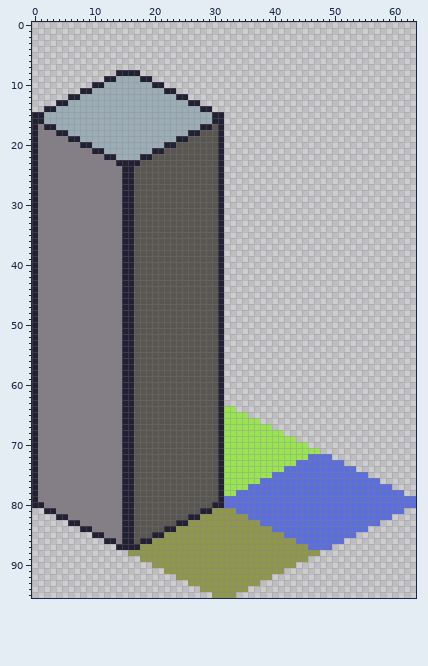
Two versions of one sprite sheet, assets/temp_tiles/Sewers_wall96_4.png. Above: the version before the commit.
The file is 64x96 pixels.
The result:
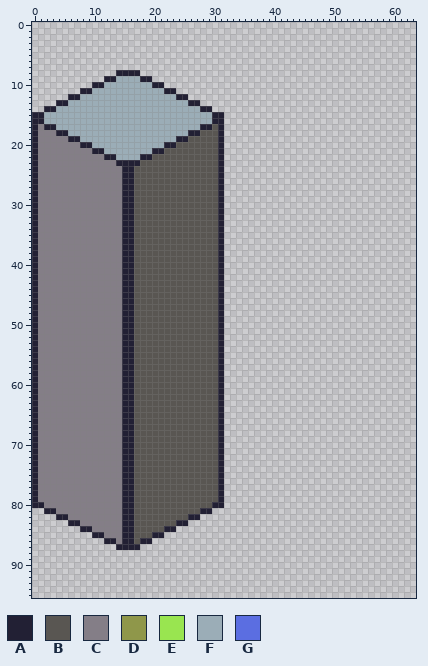
Palette (. is transparent): A #222034  B #595652  C #847e87  D #8f974a  E #99e550  F #9badb7  G #5b6ee1
The edit:
y 64: x 32..33 EE -> ..
y 65: x 32..35 EEEE -> ....
y 66: x 32..37 EEEEEE -> ......
y 67: x 32..39 EEEEEEEE -> ........
y 68: x 32..41 EEEEEEEEEE -> ..........
y 69: x 32..43 EEEEEEEEEEEE -> ............
y 70: x 32..45 EEEEEEEEEEEEEE -> ..............
y 71: x 32..47 EEEEEEEEEEEEEEEE -> ................
y 72: x 32..49 EEEEEEEEEEEEEEGGGG -> ..................
y 73: x 32..51 EEEEEEEEEEEEGGGGGGGG -> ....................
y 74: x 32..53 EEEEEEEEEEGGGGGGGGGGGG -> ......................
y 75: x 32..55 EEEEEEEEGGGGGGGGGGGGGGGG -> ........................
y 76: x 32..57 EEEEEEGGGGGGGGGGGGGGGGGGGG -> ..........................
y 77: x 32..59 EEEEGGGGGGGGGGGGGGGGGGGGGGGG -> ............................
y 78: x 32..61 EEGGGGGGGGGGGGGGGGGGGGGGGGGGGG -> ..............................
y 79..80: x 32..63 GGGGGGGGGGGGGGGGGGGGGGGGGGGGGGGG -> ................................
y 81: x 30..61 DDDDGGGGGGGGGGGGGGGGGGGGGGGGGGGG -> ................................
y 82: x 28..59 DDDDDDDDGGGGGGGGGGGGGGGGGGGGGGGG -> ................................
y 83: x 26..57 DDDDDDDDDDDDGGGGGGGGGGGGGGGGGGGG -> ................................
y 84: x 24..55 DDDDDDDDDDDDDDDDGGGGGGGGGGGGGGGG -> ................................
y 85: x 22..53 DDDDDDDDDDDDDDDDDDDDGGGGGGGGGGGG -> ................................
y 86: x 20..51 DDDDDDDDDDDDDDDDDDDDDDDDGGGGGGGG -> ................................
y 87: x 18..49 DDDDDDDDDDDDDDDDDDDDDDDDDDDDGGGG -> ................................
y 88: x 16..47 DDDDDDDDDDDDDDDDDDDDDDDDDDDDDDDD -> ................................
y 89: x 18..45 DDDDDDDDDDDDDDDDDDDDDDDDDDDD -> ............................
y 90: x 20..43 DDDDDDDDDDDDDDDDDDDDDDDD -> ........................
y 91: x 22..41 DDDDDDDDDDDDDDDDDDDD -> ....................
y 92: x 24..39 DDDDDDDDDDDDDDDD -> ................
y 93: x 26..37 DDDDDDDDDDDD -> ............
y 94: x 28..35 DDDDDDDD -> ........
y 95: x 30..33 DDDD -> ....
